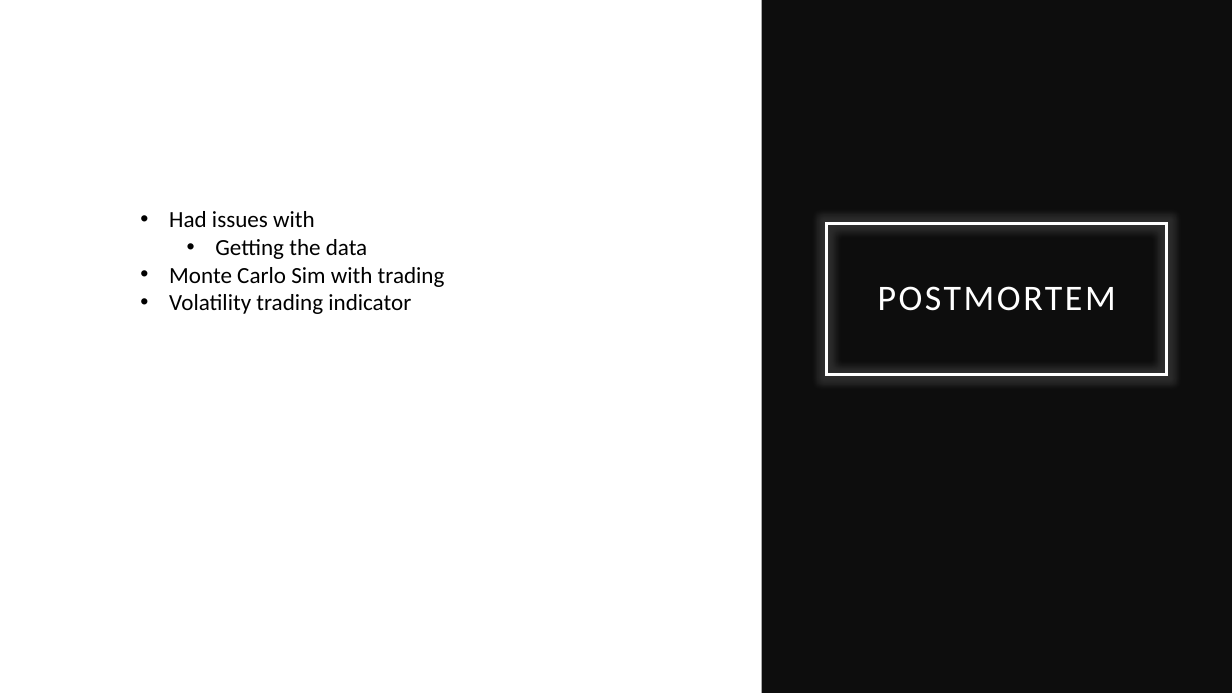
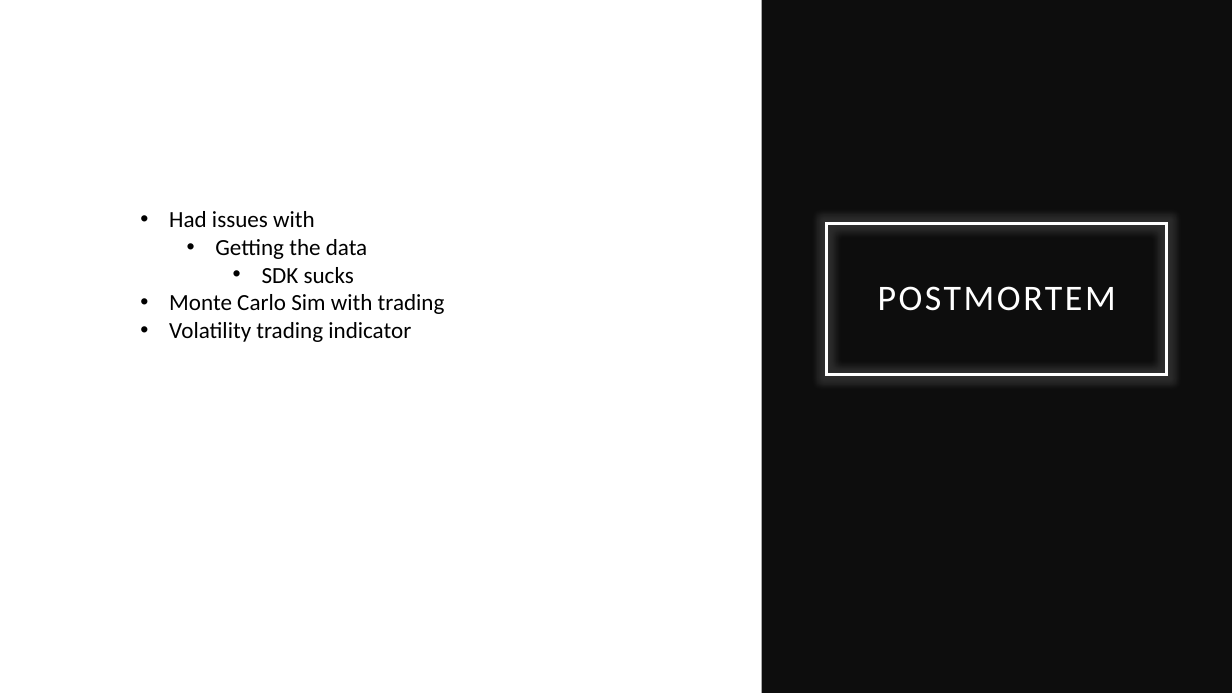
Before and after one commit to ITJedi/UMN_Fin_Project1, a slide deck: slide 7 of Project_1_Bitcoin Trading Strats.pptx. Drawn at 1232x693 pixels with LibreOffice and Linux fonts; fonts in the diff are those of the drawing. Boxes give left, top, right and bottom in pixels: in the first picture for what was removed or moved away, otherwise in the second. Text is boxed around its words. In the diff, an @@ line names an element or a change of style, - is before the commit and + after.

```diff
--- a/Project_1_Bitcoin Trading Strats.pptx
+++ b/Project_1_Bitcoin Trading Strats.pptx
@@ text at bbox=[262, 267, 354, 283]: paragraph added @@
+    • SDK sucks
```
Also in this commit, not shown: 5 other slides changed.
